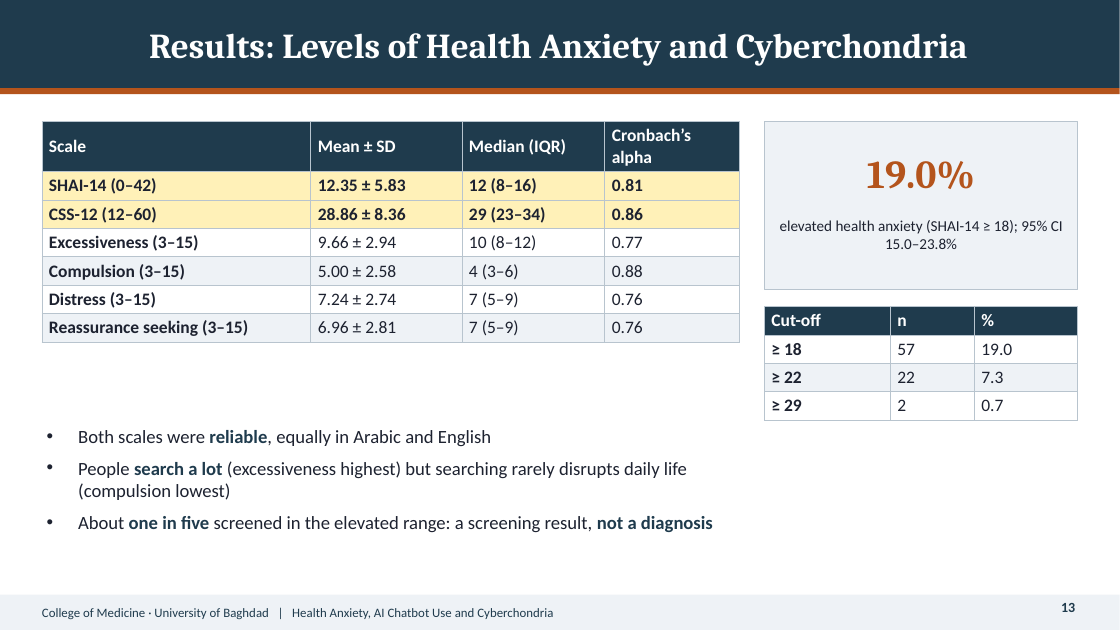
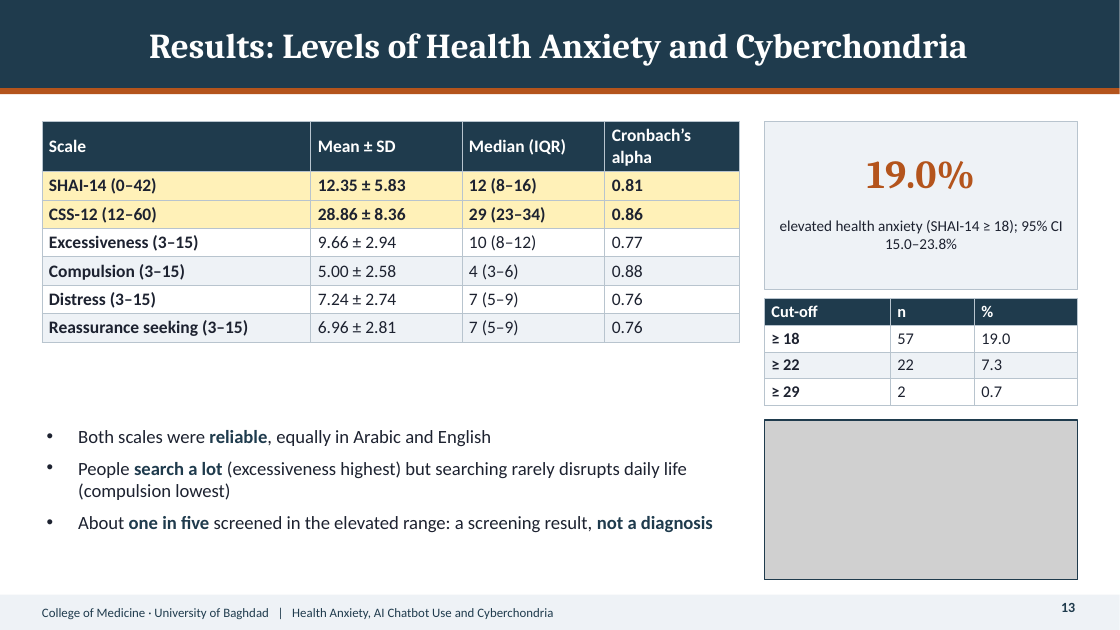
Before and after one commit to Yaseen279/History-Exam, a slide deck: slide 13 of research/output/study/slides/Defence_Presentation.pptx. Drawn at 1120x630 pixels with LibreOffice and Linux fonts; fonts in the diff are those of the drawing; grey boxes stand for pictures. Boxes give left, top, right and bottom in pixels: in the first picture for what was removed or moved away, otherwise in the second. Text is boxed around its words. In the diff, an @@ line names an element or a change of style, - is before the commit and + after.

```diff
--- a/research/output/study/slides/Defence_Presentation.pptx
+++ b/research/output/study/slides/Defence_Presentation.pptx
@@ table at [765,298,1078,401] @@
@@ size 15 to 14 pt @@
@@ table: place and size @@
-table at [765,307,1078,415]
+table at [765,298,1078,401]
@@ picture added at [765,420,1078,580] @@
@@ rectangle added at [765,420,1078,580], outline #1F3B4D 1.25 pt @@
```
Also in this commit, not shown: 7 other slides changed, 9 other files.
